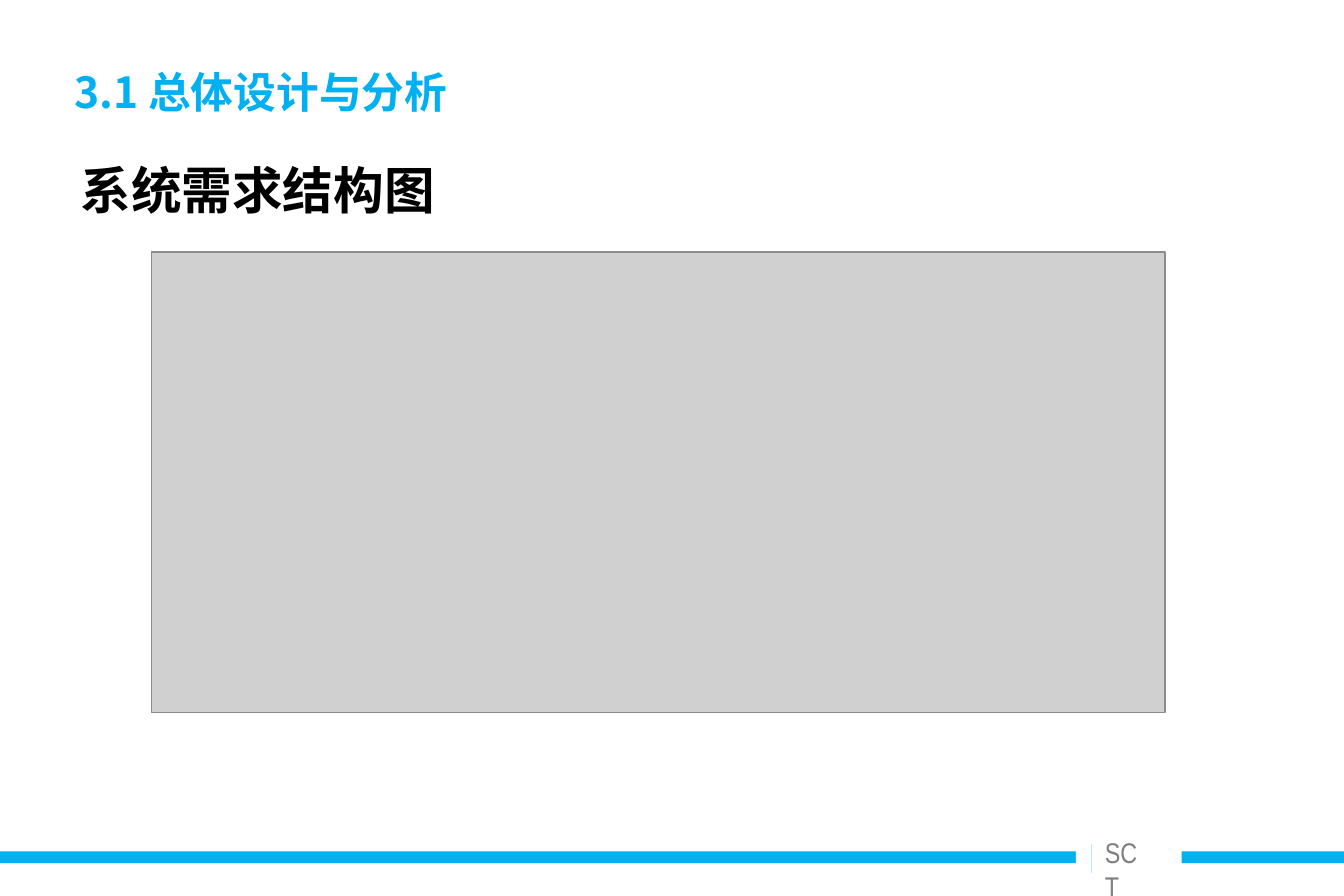
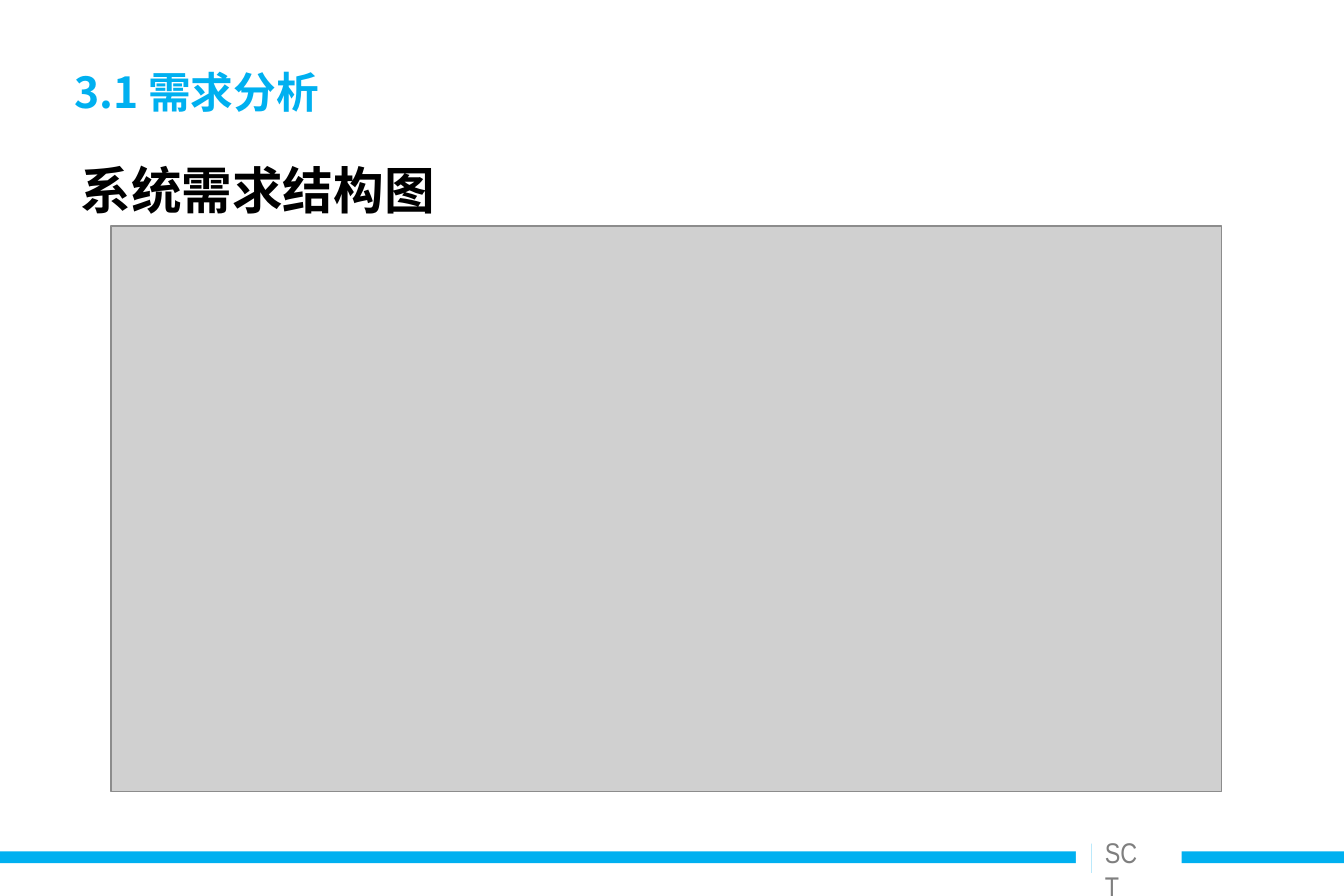
Before and after one commit to Snowin1994/-, a slide deck: slide 10 of 毕业设计相关/答辩ppt/安全聊天工具的设计与实现_v0.9.ppt (slide 11 before the commit). Drawn at 1344x896 pixels with LibreOffice and Linux fonts; fonts in the diff are those of the drawing; grey boxes stand for pictures. Boxes give left, top, right and bottom in pixels: in the first picture for what was removed or moved away, otherwise in the second. Text is boxed around its words. In the diff, an @@ line names an element or a change of style, - is before the commit and + after.

```diff
--- a/毕业设计相关/答辩ppt/安全聊天工具的设计与实现_v0.9.ppt
+++ b/毕业设计相关/答辩ppt/安全聊天工具的设计与实现_v0.9.ppt
@@ title at (74, 71, 319, 112): text changed @@
-3.1 总体设计与分析
+3.1 需求分析
@@ picture: place and size @@
-picture at (151, 253, 1165, 712)
+picture at (112, 226, 1222, 792)
```
Also in this commit, not shown: 21 other slides changed, 4 slides added, 7 slides removed, 23 other files.
